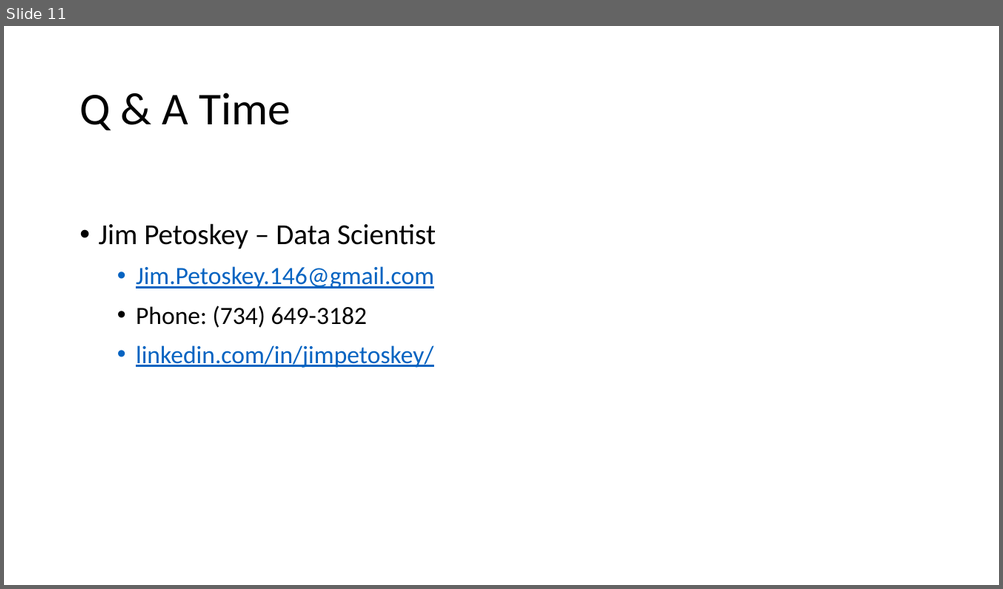
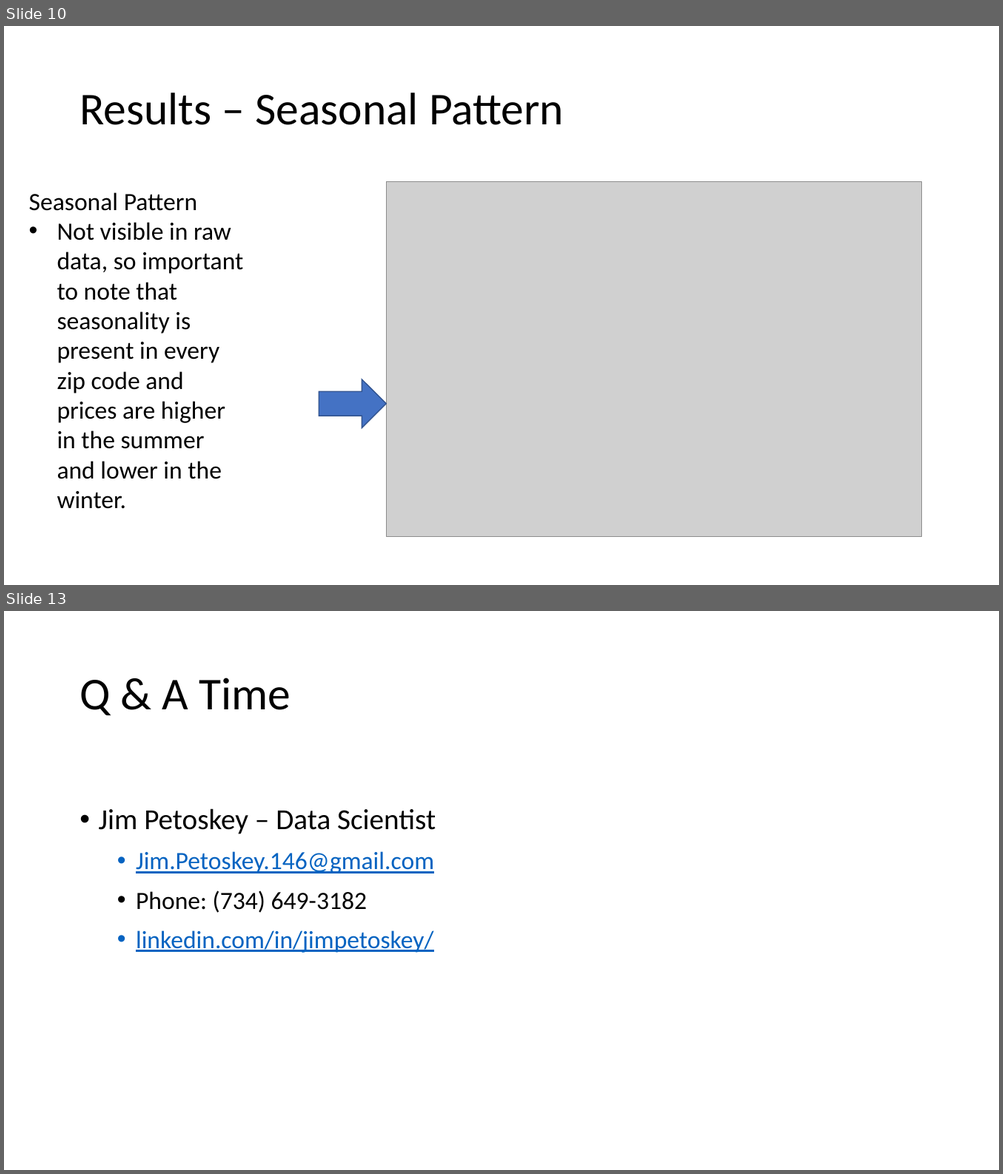
Before and after one commit to jpetoskey/Zillow_Time_Series, a slide deck: Real Estate Investment - Top Zip Codespptx.pptx. Shown one above the other, each under a label of ours: slide 11 before the commit, slides 10 and 13 after it; the slides between them are not shown. The pictures are 1003x589 and 1003x1174 pixels, drawn with LibreOffice and Linux fonts; fonts in the diff are those of the drawing; grey boxes stand for pictures. Boxes give left, top, right and bottom in pixels: in the first picture for what was removed or moved away, otherwise in the second. Text is boxed around its words. In the diff, an @@ line names an element or a change of style, - is before the commit and + after.

```diff
--- a/Real Estate Investment - Top Zip Codespptx.pptx
+++ b/Real Estate Investment - Top Zip Codespptx.pptx
@@ slide 10 added at (x1=4, y1=26, x2=999, y2=585), background #FFFFFF @@
@@ title added at (x1=79, y1=93, x2=563, y2=125), 44 pt, text #000000 @@
+Results – Seasonal Pattern
@@ text added at (x1=29, y1=192, x2=243, y2=509), 24 pt, text #000000 @@
+Seasonal Pattern
+• Not visible in raw data, so important to note that seasonality is present in every zip code and prices are higher in the summer and lower in the winter.
@@ picture added at (x1=386, y1=182, x2=921, y2=537) @@
@@ right arrow added at (x1=318, y1=380, x2=386, y2=428), fill #4472C4, outline #325491 1 pt @@
@@ what was slide 11 is now slide 13 @@
```
Also in this commit, not shown: 5 slides changed, 6 other slides added, 5 slides removed, 2 other files.
